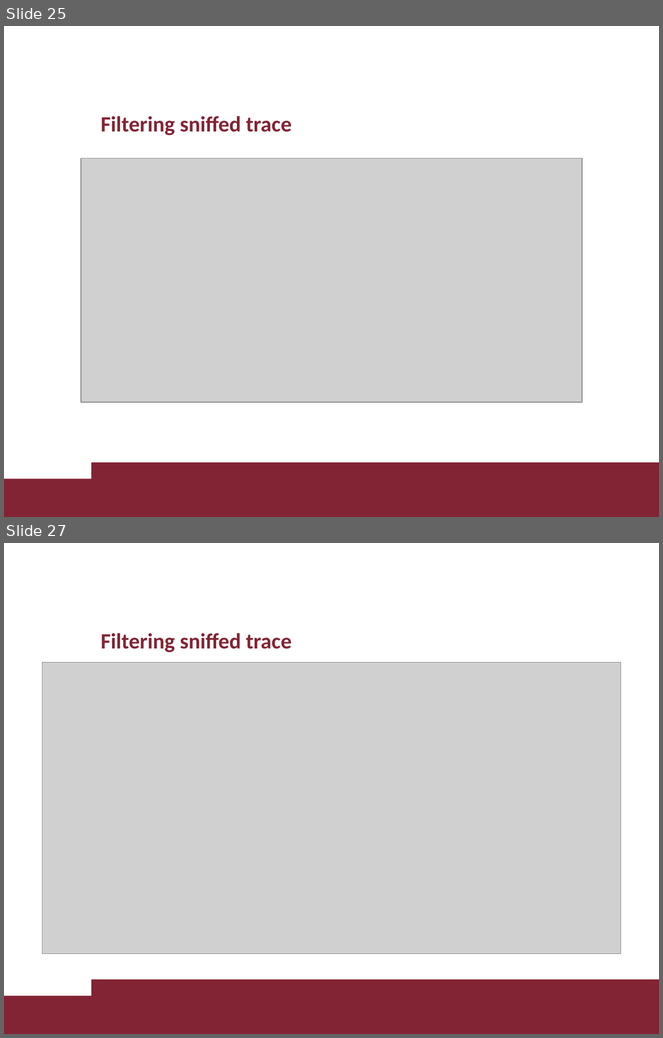
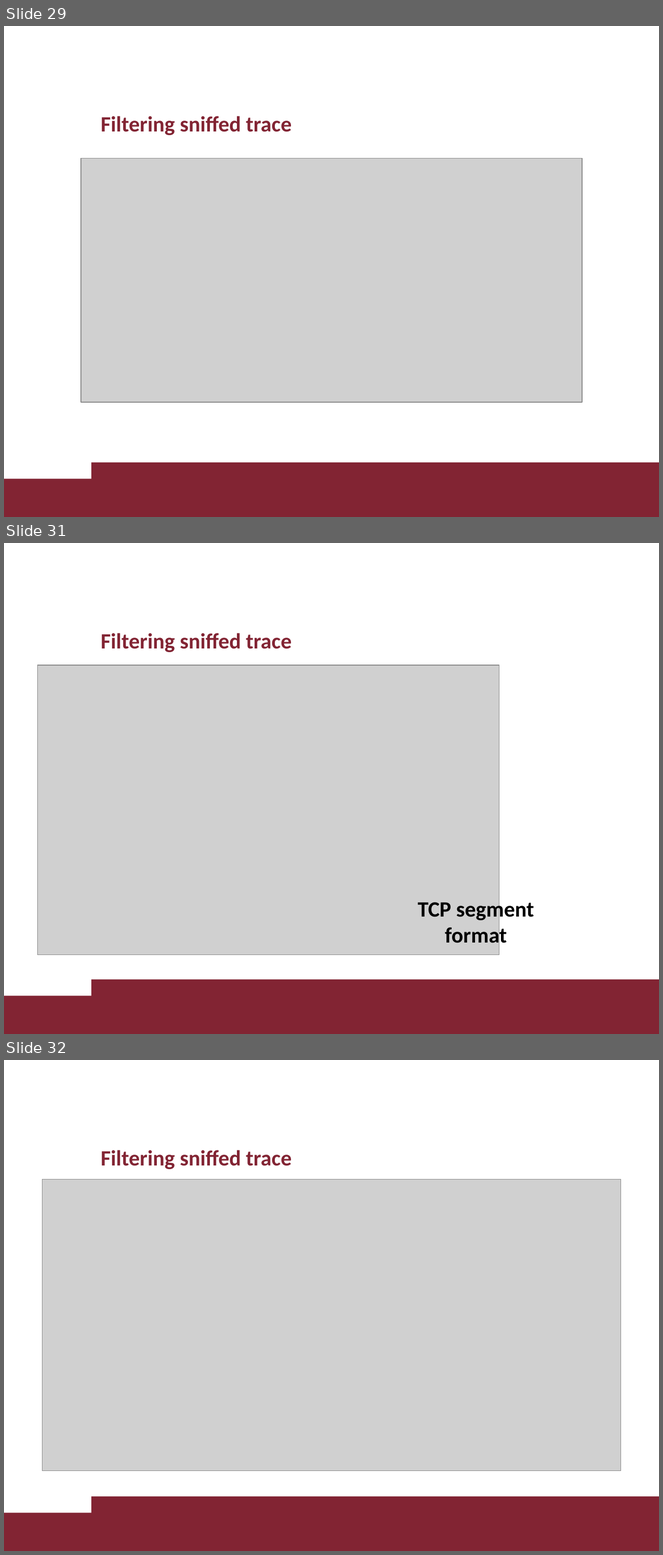
Before and after one commit to davaureli/NBD_LabSession, a slide deck: Lecture 1/Lecture 1.pptx. Shown one above the other, each under a label of ours: slides 25 and 27 before the commit, slides 29, 31 and 32 after it; the slides between them are not shown. The pictures are 663x1038 and 663x1555 pixels, drawn with LibreOffice and Linux fonts; fonts in the diff are those of the drawing; grey boxes stand for pictures; background and template pictures are left out. Boxes give left, top, right and bottom in pixels: in the first picture for what was removed or moved away, otherwise in the second. Text is boxed around its words. In the diff, an @@ line names an element or a change of style, - is before the commit and + after.

```diff
--- a/Lecture 1/Lecture 1.pptx
+++ b/Lecture 1/Lecture 1.pptx
@@ slide 31 added at (4, 543, 659, 1034), background #FFFFFF; not listed: 2 template elements that a slide beside it also shows @@
@@ title added at (101, 633, 292, 652), 24 pt, text #822433, bold @@
+Filtering sniffed trace
@@ picture added at (37, 666, 500, 956) @@
@@ text added at (418, 899, 534, 949), 24 pt, text #000000, bold @@
+TCP segment format
@@ what was slide 25 is now slide 29 @@
@@ what was slide 27 is now slide 32 @@
```
Also in this commit, not shown: 5 other slides added.
